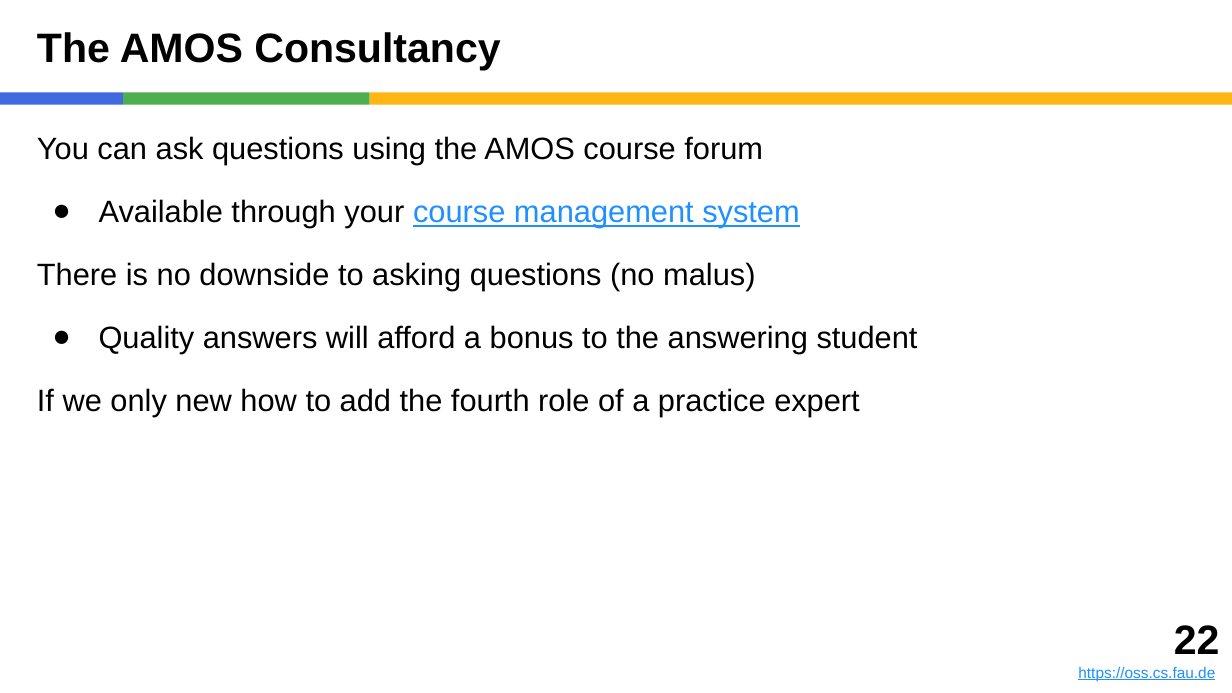
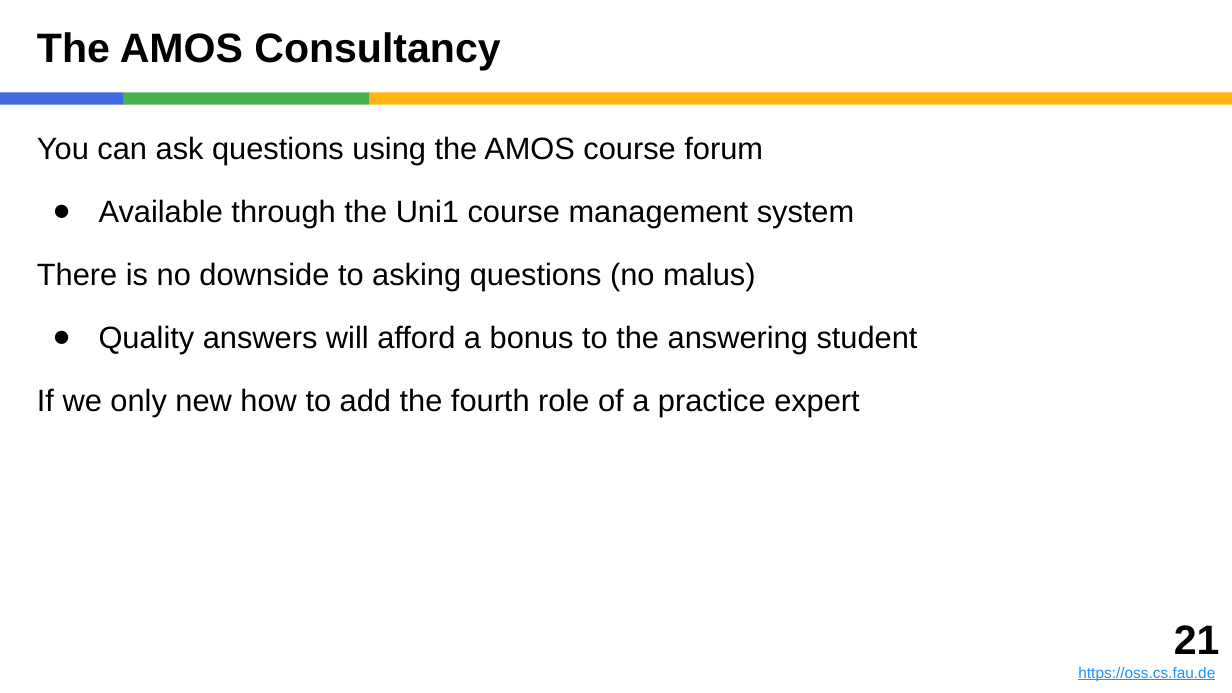
Before and after one commit to dirkriehle/amos-course, a slide deck: slide 21 of Lecture slides/AMOS A01 - Introduction.pptx (slide 22 before the commit). Drawn at 1232x693 pixels with LibreOffice and Linux fonts; fonts in the diff are those of the drawing. Boxes give left, top, right and bottom in pixels: in the first picture for what was removed or moved away, otherwise in the second. Text is boxed around its words. In the diff, an @@ line names an element or a change of style, - is before the commit and + after.

```diff
--- a/Lecture slides/AMOS A01 - Introduction.pptx
+++ b/Lecture slides/AMOS A01 - Introduction.pptx
@@ text at bbox=[99, 199, 854, 228]: text changed; text colour #1E90FF to #000000 @@
-● Available through your course management system
+● Available through the Uni1 course management system
@@ text at bbox=[1174, 625, 1220, 654]: text changed @@
-22
+21
```
Also in this commit, not shown: 9 other slides changed, 1 slide added, 1 slide removed, 15 other files.
